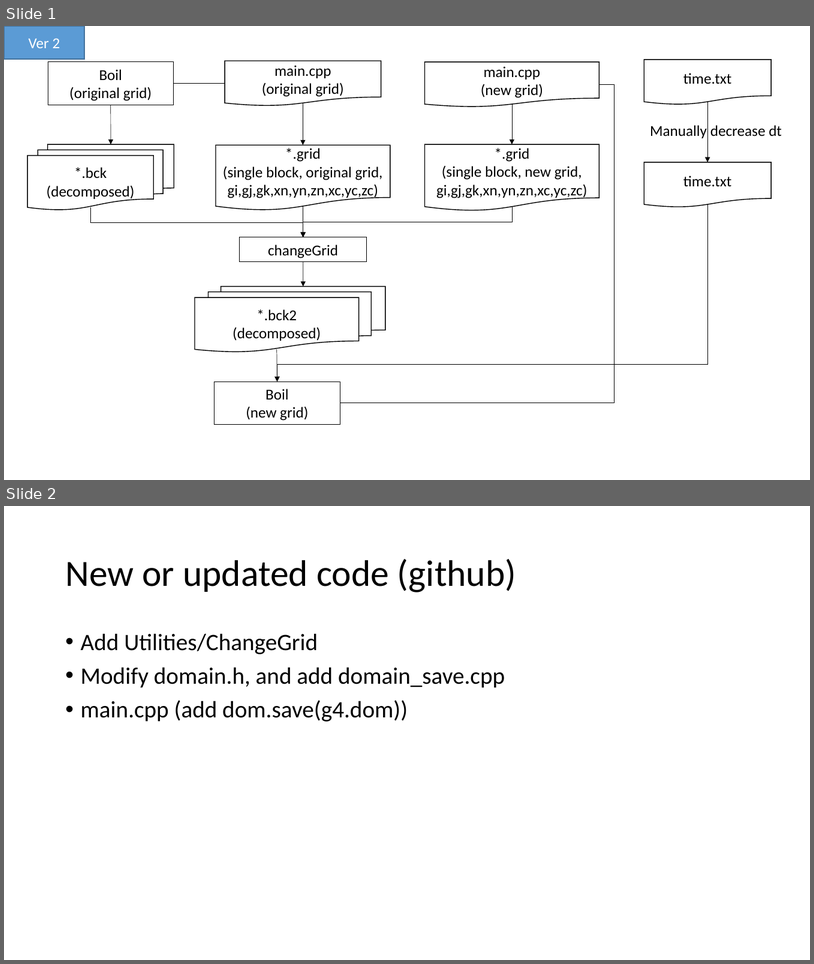
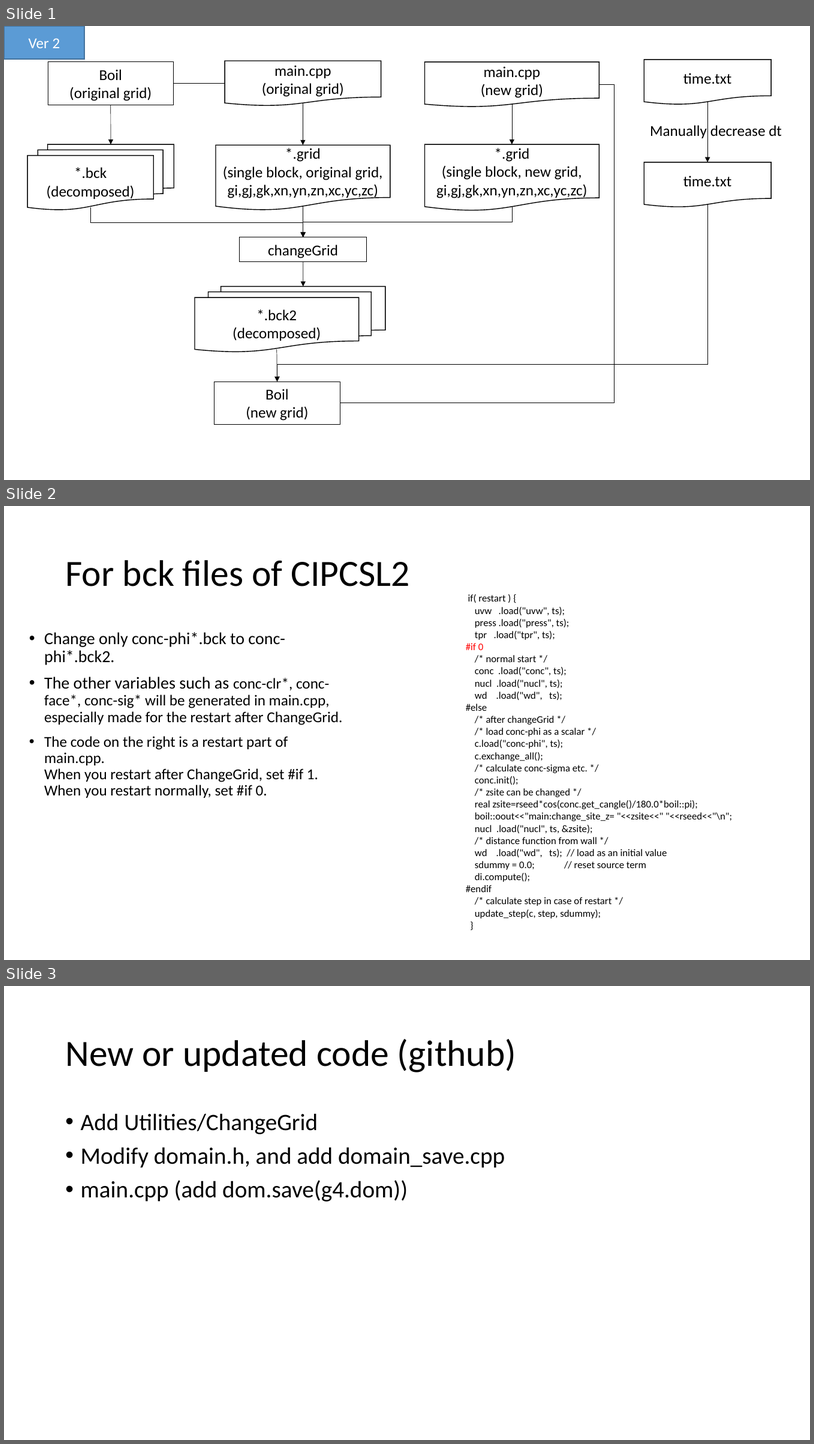
Before and after one commit to Niceno/PSI-BOIL, a slide deck: Src/Utilities/ChangeGrid/ChangeGrid.pptx. Shown one above the other, each under a label of ours: slides 1 and 2 before the commit, slides 1, 2 and 3 after it. The pictures are 814x964 and 814x1444 pixels, drawn with LibreOffice and Linux fonts; fonts in the diff are those of the drawing. Boxes give left, top, right and bottom in pixels: in the first picture for what was removed or moved away, otherwise in the second. Text is boxed around its words. In the diff, an @@ line names an element or a change of style, - is before the commit and + after.

Commit message:
add explanation for CIPCSL2.

```diff
--- a/Src/Utilities/ChangeGrid/ChangeGrid.pptx
+++ b/Src/Utilities/ChangeGrid/ChangeGrid.pptx
@@ slide 2 added at [4,506,810,960], background #FFFFFF @@
@@ title added at [65,560,410,586], 44 pt, text #000000 @@
+For bck files of CIPCSL2
@@ text added at [466,594,732,918], 12 pt, text #000000 @@
+if( restart ) {
+uvw .load("uvw", ts);
+press .load("press", ts);
+tpr .load("tpr", ts);
+#if 0
+/* normal start */
+conc .load("conc", ts);
+nucl .load("nucl", ts);
+wd .load("wd", ts);
+#else
+/* after changeGrid */
+/* load conc-phi as a scalar */
+c.load("conc-phi", ts);
+c.exchange_all();
+/* calculate conc-sigma etc. */
+conc.init();
+/* zsite can be changed */
+real zsite=rseed*cos(conc.get_cangle()/180.0*boil::pi);
+boil::oout<<"main:change_site_z= "<<zsite<<" "<<rseed<<"\n";
+nucl .load("nucl", ts, &zsite);
+/* distance function from wall */
+wd .load("wd", ts); // load as an initial value
+sdummy = 0.0; // reset source term
+di.compute();
+#endif
+/* calculate step in case of restart */
+update_step(c, step, sdummy);
+}
@@ text added at [44,632,342,798], 18 pt, text #000000 @@
+• Change only conc-phi*.bck to conc-phi*.bck2.
+• The other variables such as conc-clr*, conc-face*, conc-sig* will be generated in main.cpp, especially made for the restart after ChangeGrid.
+• The code on the right is a restart part of main.cpp.
+  When you restart after ChangeGrid, set #if 1.
+  When you restart normally, set #if 0.
@@ what was slide 2 is now slide 3 @@
```
